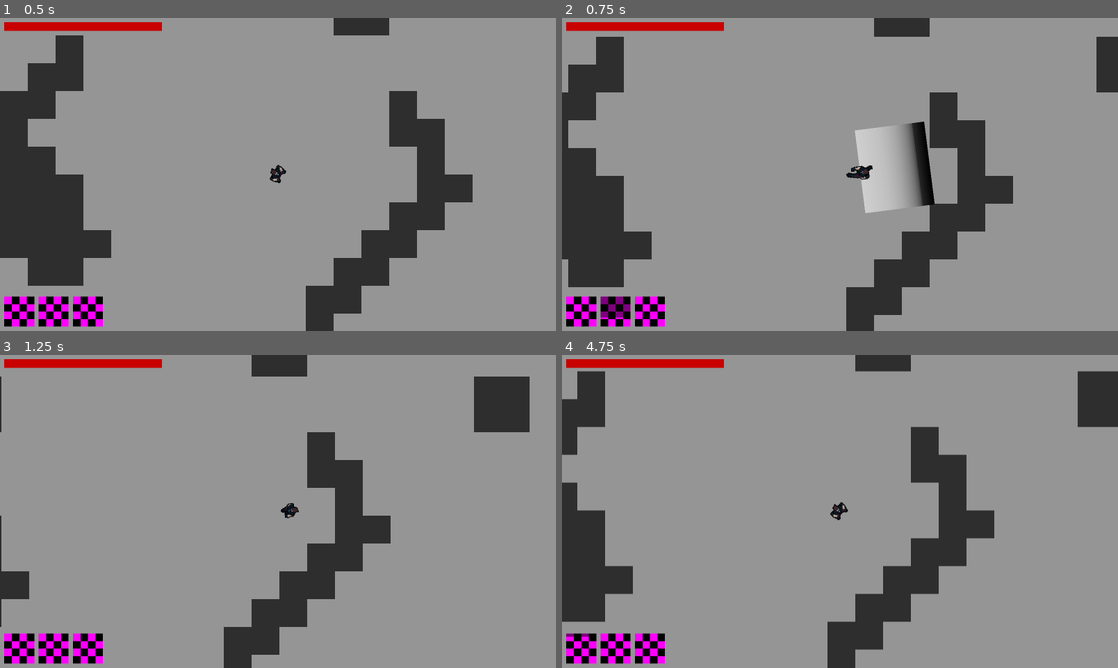
Above: before the commit, frames 1-4 (two rows, left to right).
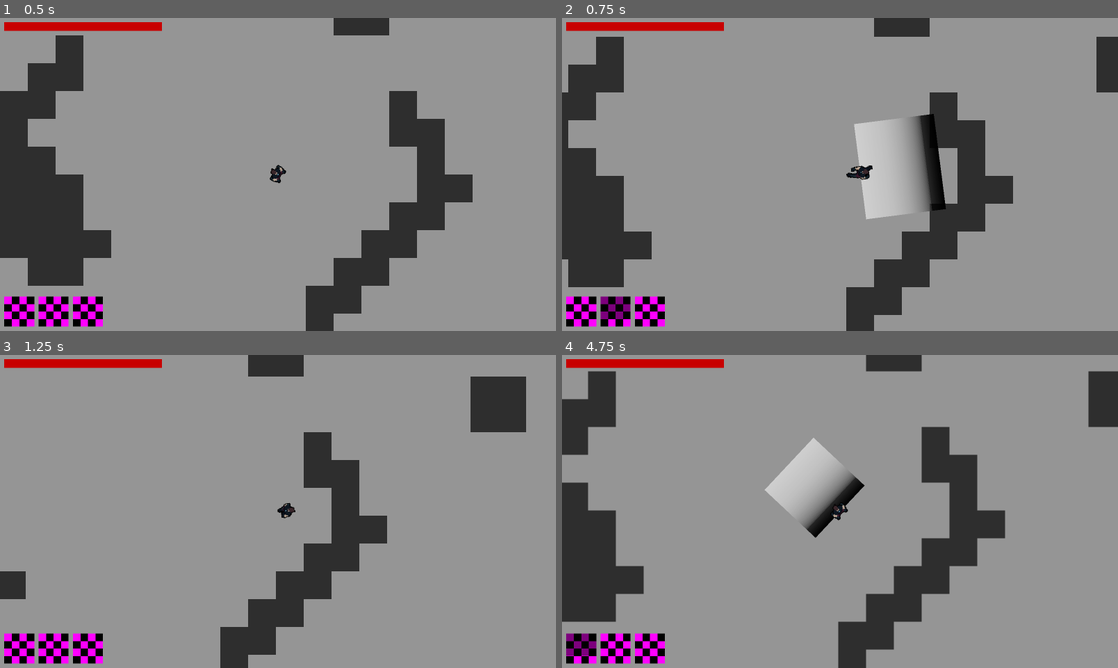
Above: after the commit, the same moments.

Repository: deshis/igdt-hack-and-slash
Game: Godot game, scene res://Scenes/main.tscn
The game is run twice, just before and just after one commit, with the same random seed, the same clock (stepped at 60 frames per second) and the same inputs. The engine's default icon, where the game draws it, is replaced by a stand-in: a white triangle on a blue panel in a dark square.
Inputs (mouse positions are in pixels of both pictures, inside the frame that each line leads up to):
- Up to frame 1 (0.5 s): no input
- Up to frame 2 (0.75 s): tap Enter at 0.5 s; move the mouse to (962, 158) at 0.52 s; hold D (move_right) from 0.53 s (still down); right-click (962, 158) at 0.6 s; click (962, 158) at 0.67 s
- Up to frame 3 (1.25 s): keep holding D (move_right)
- Up to frame 4 (4.75 s): release D (move_right) at 1.25 s; drag from (728, 527) to (851, 511) at 1.27 s; move the mouse to (895, 442) at 2.02 s; hold D (move_right) 2.03-2.75 s; right-click (895, 442) at 2.1 s; click (895, 442) at 2.17 s; drag from (812, 574) to (840, 511) at 2.77 s; move the mouse to (1006, 558) at 3.52 s; hold A (move_left) 3.53-4.25 s; right-click (1006, 558) at 3.6 s; click (1006, 558) at 3.67 s; drag from (673, 464) to (756, 433) at 4.27 s

Frame 1 is identical in both runs. In frame 2, 1.9% of the frame differs, in the area x 6-69%, y 30-97%; in frame 3, 1.5%; in frame 4, 7.7%, in the area x 0-95%, y 0-100%.

Commit message:
Expanded item functionality, item creation QoL
Items now support attack cooldown & shape modification. Creating item resources no longer requires the creation of separate stat resources.
Slight modifications to attack logic.

Diff:
--- a/Scenes/hud.tscn
+++ b/Scenes/hud.tscn
@@ -7,10 +7,12 @@
 [ext_resource type="PackedScene" uid="uid://cheduqgq01lw6" path="res://Scenes/item.tscn" id="5_0iicw"]
 [ext_resource type="Resource" uid="uid://cqk2hd68kypyk" path="res://Scripts/items/item2.tres" id="6_ajim5"]
 [ext_resource type="Resource" uid="uid://btqoki0dx13kb" path="res://Scripts/items/item3.tres" id="7_vxf74"]
+[ext_resource type="Resource" uid="uid://c3lirlkahxk7w" path="res://Scripts/items/item4.tres" id="9_0iicw"]
 [ext_resource type="Script" uid="uid://cnrj2cq3cvdn7" path="res://Scripts/player/ui/trash_slot.gd" id="9_36s6t"]
 [ext_resource type="Script" uid="uid://dglo22okhueyv" path="res://Scripts/hud/item_pickup.gd" id="9_484xk"]
 [ext_resource type="Script" uid="uid://c8noump2yhng5" path="res://Scripts/player/ui/augment_slot.gd" id="9_pbtju"]
 [ext_resource type="PackedScene" uid="uid://cexexdh4re63h" path="res://Scenes/inventory_slot.tscn" id="10_36s6t"]
+[ext_resource type="Resource" uid="uid://dfg2rydc2s2mc" path="res://Scripts/items/item5.tres" id="10_ajim5"]
 [ext_resource type="Script" uid="uid://c081ighahaot6" path="res://Scripts/hud/pause_menu.gd" id="10_lkt4f"]
 [ext_resource type="Script" uid="uid://dmr6e5sqx26og" path="res://Scripts/hud/button.gd" id="11_wfkbc"]
 [ext_resource type="Script" uid="uid://ld2d7mva0ifb" path="res://Scripts/hud/volume_slider.gd" id="12_s17ah"]
@@ -304,8 +306,76 @@
 [node name="Slot4" parent="Inventory/Backpack" instance=ExtResource("10_36s6t")]
 layout_mode = 2
 
+[node name="Item" parent="Inventory/Backpack/Slot4" instance=ExtResource("5_0iicw")]
+custom_minimum_size = Vector2(84, 84)
+layout_mode = 0
+offset_right = 84.0
+offset_bottom = 84.0
+item = ExtResource("9_0iicw")
+
+[node name="MarginContainer2" type="MarginContainer" parent="Inventory/Backpack/Slot4/Item"]
+layout_mode = 0
+offset_right = 40.0
+offset_bottom = 40.0
+mouse_filter = 2
+
+[node name="TextureRect" type="TextureRect" parent="Inventory/Backpack/Slot4/Item/MarginContainer2"]
+layout_mode = 2
+mouse_filter = 2
+
+[node name="PanelContainer2" type="PanelContainer" parent="Inventory/Backpack/Slot4/Item"]
+visible = false
+layout_mode = 0
+offset_right = 40.0
+offset_bottom = 40.0
+mouse_filter = 2
+theme_override_styles/panel = SubResource("StyleBoxFlat_k12tt")
+
+[node name="RichTextLabel" type="RichTextLabel" parent="Inventory/Backpack/Slot4/Item/PanelContainer2"]
+clip_contents = false
+layout_mode = 2
+mouse_filter = 2
+bbcode_enabled = true
+fit_content = true
+scroll_active = false
+autowrap_mode = 2
+
 [node name="Slot5" parent="Inventory/Backpack" instance=ExtResource("10_36s6t")]
 layout_mode = 2
+
+[node name="Item" parent="Inventory/Backpack/Slot5" instance=ExtResource("5_0iicw")]
+custom_minimum_size = Vector2(84, 84)
+layout_mode = 0
+offset_right = 84.0
+offset_bottom = 84.0
+item = ExtResource("10_ajim5")
+
+[node name="MarginContainer2" type="MarginContainer" parent="Inventory/Backpack/Slot5/Item"]
+layout_mode = 0
+offset_right = 40.0
+offset_bottom = 40.0
+mouse_filter = 2
+
+[node name="TextureRect" type="TextureRect" parent="Inventory/Backpack/Slot5/Item/MarginContainer2"]
+layout_mode = 2
+mouse_filter = 2
+
+[node name="PanelContainer2" type="PanelContainer" parent="Inventory/Backpack/Slot5/Item"]
+visible = false
+layout_mode = 0
+offset_right = 40.0
+offset_bottom = 40.0
+mouse_filter = 2
+theme_override_styles/panel = SubResource("StyleBoxFlat_k12tt")
+
+[node name="RichTextLabel" type="RichTextLabel" parent="Inventory/Backpack/Slot5/Item/PanelContainer2"]
+clip_contents = false
+layout_mode = 2
+mouse_filter = 2
+bbcode_enabled = true
+fit_content = true
+scroll_active = false
+autowrap_mode = 2
 
 [node name="Slot6" parent="Inventory/Backpack" instance=ExtResource("10_36s6t")]
 layout_mode = 2
--- a/Scenes/player.tscn
+++ b/Scenes/player.tscn
@@ -134,7 +134,7 @@
 
 [node name="AttackLight" type="Area2D" parent="."]
 position = Vector2(7.695364e-06, -7.6293945e-06)
-scale = Vector2(0.99999994, 0.99999994)
+scale = Vector2(0.85, 1)
 collision_layer = 1024
 collision_mask = 8192
 
@@ -150,7 +150,7 @@
 
 [node name="AttackHeavy" type="Area2D" parent="."]
 position = Vector2(7.695364e-06, -7.6293945e-06)
-scale = Vector2(0.99999994, 0.99999994)
+scale = Vector2(1.15, 1.15)
 collision_layer = 1024
 collision_mask = 8192
 
--- a/Scripts/items/Item1.tres
+++ b/Scripts/items/Item1.tres
@@ -1,8 +1,14 @@
-[gd_resource type="Resource" script_class="ItemResource" load_steps=4 format=3 uid="uid://cxtxiww6xaif2"]
+[gd_resource type="Resource" script_class="ItemResource" load_steps=5 format=3 uid="uid://cxtxiww6xaif2"]
 
 [ext_resource type="Script" uid="uid://dulvf1v1d8so8" path="res://Scripts/items/resources/itemResource.gd" id="1_7k0o3"]
-[ext_resource type="Resource" uid="uid://wxts8avlae4o" path="res://Scripts/items/item_stats/Item1Stats.tres" id="1_48kea"]
+[ext_resource type="Script" uid="uid://dpdusrc1o1nfp" path="res://Scripts/items/resources/Stats.gd" id="1_48kea"]
 [ext_resource type="Texture2D" uid="uid://6xl0dtx6xo13" path="res://Assets/item_icons/movementspeedicon2.png" id="2_48kea"]
+
+[sub_resource type="Resource" id="Resource_4gag3"]
+script = ExtResource("1_48kea")
+stat_type = 1
+value = 500.0
+metadata/_custom_type_script = "uid://dpdusrc1o1nfp"
 
 [resource]
 script = ExtResource("1_7k0o3")
@@ -11,5 +17,5 @@
 type = 2
 grade = 2
 icon = ExtResource("2_48kea")
-effects = Array[Resource]([ExtResource("1_48kea")])
+effects = Array[ExtResource("1_48kea")]([SubResource("Resource_4gag3")])
 metadata/_custom_type_script = "uid://dulvf1v1d8so8"
--- a/Scripts/items/item2.tres
+++ b/Scripts/items/item2.tres
@@ -1,8 +1,13 @@
-[gd_resource type="Resource" script_class="ItemResource" load_steps=4 format=3 uid="uid://cqk2hd68kypyk"]
+[gd_resource type="Resource" script_class="ItemResource" load_steps=5 format=3 uid="uid://cqk2hd68kypyk"]
 
-[ext_resource type="Resource" uid="uid://685fskr0jk3t" path="res://Scripts/items/item_stats/Item2Stats.tres" id="1_8sdqs"]
+[ext_resource type="Script" uid="uid://dpdusrc1o1nfp" path="res://Scripts/items/resources/Stats.gd" id="1_8sdqs"]
 [ext_resource type="Script" uid="uid://dulvf1v1d8so8" path="res://Scripts/items/resources/itemResource.gd" id="1_ka6yg"]
 [ext_resource type="Texture2D" uid="uid://cht1thjau3113" path="res://Assets/item_icons/healthicon.png" id="2_rhsoe"]
+
+[sub_resource type="Resource" id="Resource_rhsoe"]
+script = ExtResource("1_8sdqs")
+value = 20.0
+metadata/_custom_type_script = "uid://dpdusrc1o1nfp"
 
 [resource]
 script = ExtResource("1_ka6yg")
@@ -11,5 +16,5 @@
 type = 1
 grade = 1
 icon = ExtResource("2_rhsoe")
-effects = Array[Resource]([ExtResource("1_8sdqs")])
+effects = Array[ExtResource("1_8sdqs")]([SubResource("Resource_rhsoe")])
 metadata/_custom_type_script = "uid://dulvf1v1d8so8"
--- a/Scripts/items/item3.tres
+++ b/Scripts/items/item3.tres
@@ -1,15 +1,26 @@
-[gd_resource type="Resource" script_class="ItemResource" load_steps=5 format=3 uid="uid://btqoki0dx13kb"]
+[gd_resource type="Resource" script_class="ItemResource" load_steps=6 format=3 uid="uid://btqoki0dx13kb"]
 
-[ext_resource type="Resource" uid="uid://ofhe1cslfph2" path="res://Scripts/items/item_stats/Item3Stat1.tres" id="1_cebxw"]
+[ext_resource type="Script" uid="uid://dpdusrc1o1nfp" path="res://Scripts/items/resources/Stats.gd" id="1_cebxw"]
 [ext_resource type="Script" uid="uid://dulvf1v1d8so8" path="res://Scripts/items/resources/itemResource.gd" id="1_nf640"]
-[ext_resource type="Texture2D" uid="uid://tphq4cglwlqu" path="res://Assets/item_icons/trainingswordicon.png" id="2_cebxw"]
-[ext_resource type="Resource" uid="uid://c81ois8fmwd5o" path="res://Scripts/items/item_stats/Item3Stat2.tres" id="2_pptsh"]
+[ext_resource type="Texture2D" uid="uid://m2fneh2ey4q7" path="res://Assets/item_icons/daggericon.png" id="3_pptsh"]
+
+[sub_resource type="Resource" id="Resource_pptsh"]
+script = ExtResource("1_cebxw")
+stat_type = 6
+value = 0.5
+metadata/_custom_type_script = "uid://dpdusrc1o1nfp"
+
+[sub_resource type="Resource" id="Resource_itrkx"]
+script = ExtResource("1_cebxw")
+stat_type = 4
+value = -0.1
+metadata/_custom_type_script = "uid://dpdusrc1o1nfp"
 
 [resource]
 script = ExtResource("1_nf640")
-item_name = "Training Sword"
-item_description = "-50% DMG"
-type = 4
-icon = ExtResource("2_cebxw")
-effects = Array[Resource]([ExtResource("1_cebxw"), ExtResource("2_pptsh")])
+item_name = "Dagger"
+item_description = "Faster but thinner light attacks"
+type = 6
+icon = ExtResource("3_pptsh")
+effects = Array[ExtResource("1_cebxw")]([SubResource("Resource_pptsh"), SubResource("Resource_itrkx")])
 metadata/_custom_type_script = "uid://dulvf1v1d8so8"
--- /dev/null
+++ b/Scripts/items/item4.tres
@@ -0,0 +1,26 @@
+[gd_resource type="Resource" script_class="ItemResource" load_steps=6 format=3 uid="uid://c3lirlkahxk7w"]
+
+[ext_resource type="Script" uid="uid://dpdusrc1o1nfp" path="res://Scripts/items/resources/Stats.gd" id="1_1plfm"]
+[ext_resource type="Texture2D" uid="uid://m1qokbect7xx" path="res://Assets/item_icons/maulicon.png" id="2_nfhpj"]
+[ext_resource type="Script" uid="uid://dulvf1v1d8so8" path="res://Scripts/items/resources/itemResource.gd" id="3_k4422"]
+
+[sub_resource type="Resource" id="Resource_6jpnv"]
+script = ExtResource("1_1plfm")
+stat_type = 8
+value = 1.25
+metadata/_custom_type_script = "uid://dpdusrc1o1nfp"
+
+[sub_resource type="Resource" id="Resource_vrl5g"]
+script = ExtResource("1_1plfm")
+stat_type = 5
+value = 0.1
+metadata/_custom_type_script = "uid://dpdusrc1o1nfp"
+
+[resource]
+script = ExtResource("3_k4422")
+item_name = "Maul"
+item_description = "Wider but slower secondary attacks"
+type = 7
+icon = ExtResource("2_nfhpj")
+effects = Array[ExtResource("1_1plfm")]([SubResource("Resource_6jpnv"), SubResource("Resource_vrl5g")])
+metadata/_custom_type_script = "uid://dulvf1v1d8so8"
--- /dev/null
+++ b/Scripts/items/item5.tres
@@ -0,0 +1,26 @@
+[gd_resource type="Resource" script_class="ItemResource" load_steps=6 format=3 uid="uid://dfg2rydc2s2mc"]
+
+[ext_resource type="Script" uid="uid://dpdusrc1o1nfp" path="res://Scripts/items/resources/Stats.gd" id="1_x7x7j"]
+[ext_resource type="Texture2D" uid="uid://c0jlhbvb0hlcd" path="res://Assets/item_icons/katanaicon.png" id="2_a3pq7"]
+[ext_resource type="Script" uid="uid://dulvf1v1d8so8" path="res://Scripts/items/resources/itemResource.gd" id="2_yrbwt"]
+
+[sub_resource type="Resource" id="Resource_x4600"]
+script = ExtResource("1_x7x7j")
+stat_type = 6
+value = 0.7
+metadata/_custom_type_script = "uid://dpdusrc1o1nfp"
+
+[sub_resource type="Resource" id="Resource_2yu6x"]
+script = ExtResource("1_x7x7j")
+stat_type = 7
+value = 1.3
+metadata/_custom_type_script = "uid://dpdusrc1o1nfp"
+
+[resource]
+script = ExtResource("2_yrbwt")
+item_name = "Katana"
+item_description = "Longer but thinner primary attacks"
+type = 6
+icon = ExtResource("2_a3pq7")
+effects = Array[ExtResource("1_x7x7j")]([SubResource("Resource_x4600"), SubResource("Resource_2yu6x")])
+metadata/_custom_type_script = "uid://dulvf1v1d8so8"
--- a/Scripts/items/item_stats/Item1Stats.tres
+++ /dev/null
@@ -1,9 +0,0 @@
-[gd_resource type="Resource" script_class="StatsResource" load_steps=2 format=3 uid="uid://wxts8avlae4o"]
-
-[ext_resource type="Script" uid="uid://dpdusrc1o1nfp" path="res://Scripts/items/resources/StatsResource.gd" id="1_rqg50"]
-
-[resource]
-script = ExtResource("1_rqg50")
-stat_type = 1
-value = 500.0
-metadata/_custom_type_script = "uid://dpdusrc1o1nfp"
--- a/Scripts/items/item_stats/Item2Stats.tres
+++ /dev/null
@@ -1,8 +0,0 @@
-[gd_resource type="Resource" script_class="StatsResource" load_steps=2 format=3 uid="uid://685fskr0jk3t"]
-
-[ext_resource type="Script" uid="uid://dpdusrc1o1nfp" path="res://Scripts/items/resources/StatsResource.gd" id="1_0qlh4"]
-
-[resource]
-script = ExtResource("1_0qlh4")
-value = 20.0
-metadata/_custom_type_script = "uid://dpdusrc1o1nfp"
--- a/Scripts/items/item_stats/Item3Stat1.tres
+++ /dev/null
@@ -1,9 +0,0 @@
-[gd_resource type="Resource" script_class="StatsResource" load_steps=2 format=3 uid="uid://ofhe1cslfph2"]
-
-[ext_resource type="Script" uid="uid://dpdusrc1o1nfp" path="res://Scripts/items/resources/StatsResource.gd" id="1_l4wbp"]
-
-[resource]
-script = ExtResource("1_l4wbp")
-stat_type = 2
-value = -1.0
-metadata/_custom_type_script = "uid://dpdusrc1o1nfp"
--- a/Scripts/items/item_stats/Item3Stat2.tres
+++ /dev/null
@@ -1,9 +0,0 @@
-[gd_resource type="Resource" script_class="StatsResource" load_steps=2 format=3 uid="uid://c81ois8fmwd5o"]
-
-[ext_resource type="Script" uid="uid://dpdusrc1o1nfp" path="res://Scripts/items/resources/StatsResource.gd" id="1_4o7w3"]
-
-[resource]
-script = ExtResource("1_4o7w3")
-stat_type = 3
-value = -2.0
-metadata/_custom_type_script = "uid://dpdusrc1o1nfp"
--- /dev/null
+++ b/Scripts/items/resources/Stats.gd
@@ -0,0 +1,87 @@
+extends Resource
+class_name Stats
+
+@export var stat_type: Stat = Stat.HEALTH
+@export var value: float = 0.0
+
+enum Stat {
+	HEALTH,
+	MOVEMENT_SPEED,
+	LIGHT_DAMAGE,
+	HEAVY_DAMAGE,
+	LIGHT_COOLDOWN,
+	HEAVY_COOLDOWN,
+
+	LIGHT_SIZE_X,
+	LIGHT_SIZE_Y,
+	HEAVY_SIZE_X,
+	HEAVY_SIZE_Y
+	}
+
+func apply_effect(player) -> void:
+	match stat_type:
+
+		Stat.HEALTH:
+			player.health += value
+			player.max_health += value
+		Stat.MOVEMENT_SPEED:
+			player.current_speed += value
+			player.movement_speed += value
+
+		Stat.LIGHT_COOLDOWN:
+			player.light_attack_cooldown += value
+		Stat.HEAVY_COOLDOWN:
+			player.heavy_attack_cooldown += value
+
+		Stat.LIGHT_DAMAGE:
+			player.attack_light_damage += value
+		Stat.HEAVY_DAMAGE:
+			player.attack_heavy_damage += value
+
+		Stat.LIGHT_SIZE_X:
+			#Hitbox
+			player.light_attack_shape.size.x *= value
+			#Visual
+			player.light_attack.scale.x *= value
+		Stat.LIGHT_SIZE_Y:
+			player.light_attack_shape.size.y *= value
+			player.light_attack.scale.y *= value
+		Stat.HEAVY_SIZE_X:
+			player.heavy_attack_shape.size.x *= value
+			player.heavy_attack.scale.x *= value
+		Stat.HEAVY_SIZE_Y:
+			player.heavy_attack_shape.size.y *= value
+			player.heavy_attack.scale.y *= value
+
+func remove_effect(player) -> void:
+	match stat_type:
+
+		Stat.HEALTH:
+			player.health -= value
+			player.max_health -= value
+		Stat.MOVEMENT_SPEED:
+			player.current_speed -= value
+			player.movement_speed -= value
+
+		Stat.LIGHT_COOLDOWN:
+			player.light_attack_cooldown -= value
+		Stat.HEAVY_COOLDOWN:
+			player.heavy_attack_cooldown -= value
+
+		Stat.LIGHT_DAMAGE:
+			player.attack_light_damage -= value
+		Stat.HEAVY_DAMAGE:
+			player.attack_heavy_damage -= value
+
+		Stat.LIGHT_SIZE_X:
+			player.light_attack_shape.size.x /= value
+			player.light_attack.scale.x /= value
+		Stat.LIGHT_SIZE_Y:
+			player.light_attack_shape.size.y /= value
+			player.light_attack.scale.y /= value
+		Stat.HEAVY_SIZE_X:
+			player.heavy_attack_shape.size.x /= value
+			player.heavy_attack.scale.x /= value
+		Stat.HEAVY_SIZE_Y:
+			player.heavy_attack_shape.size.y /= value
+			player.heavy_attack.scale.y /= value
--- a/Scripts/items/resources/StatsResource.gd
+++ /dev/null
@@ -1,40 +0,0 @@
-extends Resource
-class_name StatsResource
-
-#@export var stat_type: Stat = Stat.HEALTH
-
-@export var stat_type: Stat = Stat.HEALTH
-@export var value: float = 0.0
-
-enum Stat {
-	HEALTH,
-	SPEED,
-	LIGHTDAMAGE,
-	HEAVYDAMAGE
-	}
-
-func apply_effect(player) -> void:
-	match stat_type:
-		Stat.HEALTH:
-			player.health += value
-			player.max_health += value
-		Stat.SPEED:
-			player.current_speed += value
-			player.movement_speed += value
-		Stat.LIGHTDAMAGE:
-				player.attack_light_damage += value
-		Stat.HEAVYDAMAGE:
-			player.attack_heavy_damage += value
-
-func remove_effect(player) -> void:
-	match stat_type:
-		Stat.HEALTH:
-			player.health -= value
-			player.max_health -= value
-		Stat.SPEED:
-			player.current_speed -= value
-			player.movement_speed -= value
-		Stat.LIGHTDAMAGE:
-			player.attack_light_damage -= value
-		Stat.HEAVYDAMAGE:
-			player.attack_heavy_damage -= value
--- a/Scripts/items/resources/itemResource.gd
+++ b/Scripts/items/resources/itemResource.gd
@@ -6,4 +6,4 @@
 @export var type: ItemType.Type
 @export var grade: ItemType.Grade
 @export var icon: Texture2D
-@export var effects: Array[Resource] = []
+@export var effects: Array[Stats] = []
--- a/Scripts/player/player.gd
+++ b/Scripts/player/player.gd
@@ -14,8 +14,17 @@
 @onready var invulnerability_length_timer: Timer = $Timers/InvulnerabilityLengthTimer
 var damageable := true
 
-@export var attack_light_damage := 2.0
-@export var attack_heavy_damage := 4.0
+## Base stats
+#might be useful in the future
+#var base_attack_light_damage := 1 # old 2
+#var base_attack_heavy_damage := 2 # old 4
+#
+#var base_light_attack_cooldown:= 0.3 # old 0.2
+#var base_heavy_attack_cooldown:= 0.5 # old 0.4
+#
+
+@export var attack_light_damage := 1
+@export var attack_heavy_damage := 2
 
 signal update_health_bar
 signal dash_used
@@ -30,16 +39,27 @@
 
 @onready var light_attack = $AttackLight
 @onready var light_attack_hitbox = $AttackLight/CollisionShape2D
-var light_attack_cooldown:= 0.2
-var light_attack_length:= 0.1
+@onready var light_attack_sprite: Sprite2D = $AttackLight/CollisionShape2D/Sprite2D
+var light_attack_shape: RectangleShape2D
+var light_attack_visual_shape: Sprite2D
+
+var light_attack_cooldown:= 0.3
+#duration the hitbox lingers
+var light_attack_length:= light_attack_cooldown/2
 
 @onready var heavy_attack = $AttackHeavy
 @onready var heavy_attack_hitbox = $AttackHeavy/CollisionShape2D
+@onready var heavy_attack_sprite: Sprite2D = $AttackLight/CollisionShape2D/Sprite2D
+var heavy_attack_shape: RectangleShape2D
+var heavy_attack_visual_shape: Sprite2D
+
 var performing_heavy_attack := false
 var heavy_attack_dash_decay := 0.6
 var heavy_attack_dash_speed := movement_speed * 6.0
-var heavy_attack_cooldown:= 0.4
-var heavy_attack_length:= 0.3
+
+var heavy_attack_cooldown:= 0.5
+#duration the hitbox lingers
+var heavy_attack_length:= heavy_attack_cooldown/2
 
 var can_dash:= true
 var dashing = false
@@ -57,6 +77,9 @@
 	heavy_attack_hitbox.disabled = true
 	heavy_attack.visible = false
 
+	light_attack_shape = light_attack_hitbox.shape
+	heavy_attack_shape = heavy_attack_hitbox.shape
+
 func _physics_process(delta) -> void:
 	update_input()
 	if can_look_around:
@@ -104,6 +127,7 @@
 
 
 func perform_light_attack() -> void:
+
 	# enable hitbox and visuals
 	light_attack.visible = true
 	light_attack_hitbox.disabled = false
@@ -119,6 +143,7 @@
 
 
 func perform_heavy_attack() -> void:
+
 	# enable hitbox and visuals
 	heavy_attack.visible = true
 	heavy_attack_hitbox.disabled = false
Binary file added: Assets/item_icons/daggericon.png
Not shown, added: Assets/item_icons/daggericon.png.import
Binary file added: Assets/item_icons/katanaicon.png
Not shown, added: Assets/item_icons/katanaicon.png.import
Binary file added: Assets/item_icons/maulicon.png
Not shown, added: Assets/item_icons/maulicon.png.import
Not shown: 1 places in Scenes/hud.tscn that only renumber resources
Renamed: Scripts/items/resources/StatsResource.gd.uid -> Scripts/items/resources/Stats.gd.uid
